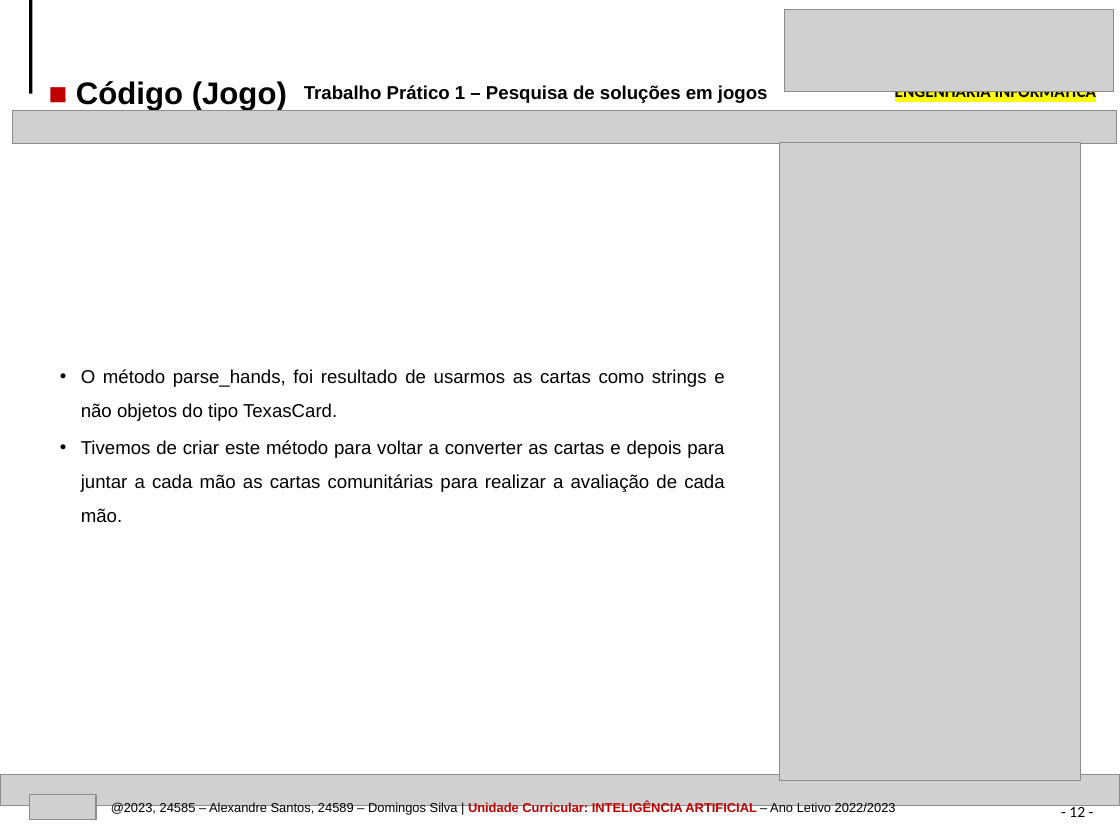
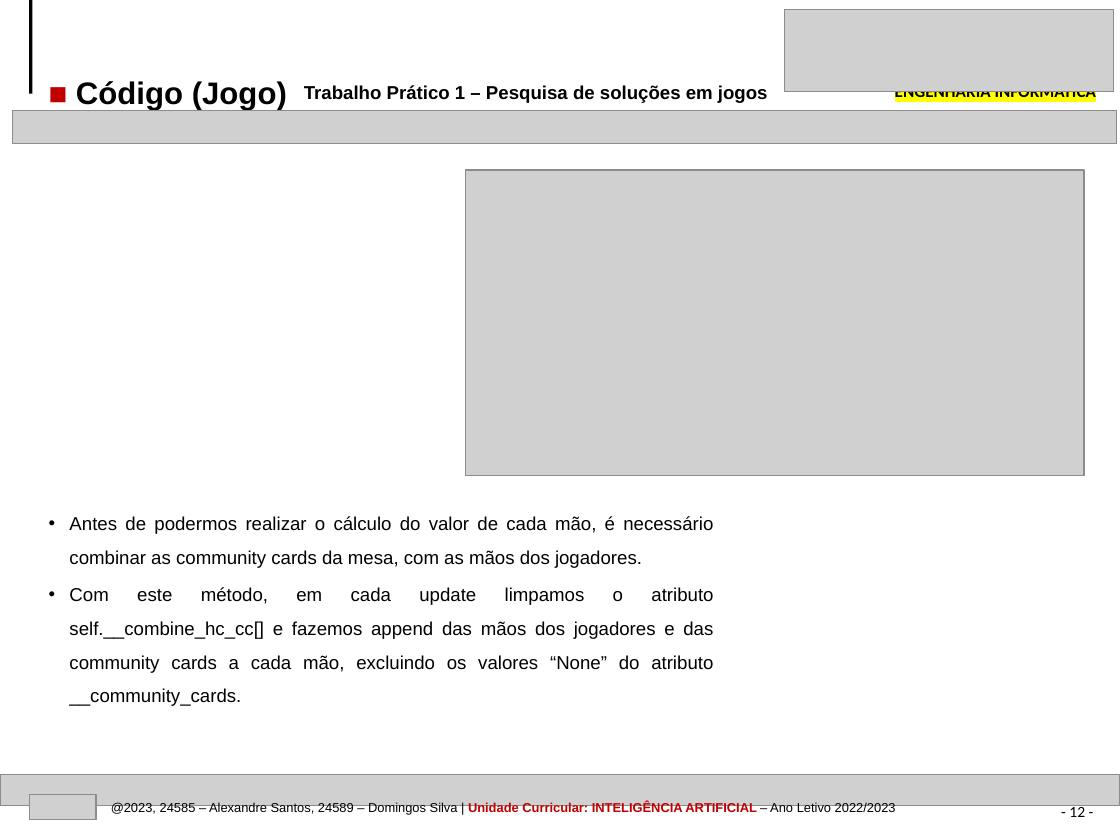
Before and after one commit to AlexandrePSantos/IPVC_EI_IA_TP1_TexasHoldEm, a slide deck: slide 12 of IPVC-EI-IA-TrabPratico1-Pesquisa_solucoes_jogos-24585-24589.pptx. Drawn at 1120x840 pixels with LibreOffice and Linux fonts; fonts in the diff are those of the drawing; grey boxes stand for pictures. Boxes give left, top, right and bottom in pixels: in the first picture for what was removed or moved away, otherwise in the second. Text is boxed around its words. In the diff, an @@ line names an element or a change of style, - is before the commit and + after.

```diff
--- a/IPVC-EI-IA-TrabPratico1-Pesquisa_solucoes_jogos-24585-24589.pptx
+++ b/IPVC-EI-IA-TrabPratico1-Pesquisa_solucoes_jogos-24585-24589.pptx
@@ picture removed at box(780, 142, 1080, 781) @@
@@ picture added at box(465, 170, 1084, 476) @@
@@ text at box(69, 516, 713, 706): text changed @@
-• O método parse_hands, foi resultado de usarmos as cartas como strings e não objetos do tipo TexasCard.
-• Tivemos de criar este método para voltar a converter as cartas e depois para juntar a cada mão as cartas comunitárias para realizar a avaliação de cada mão.
+• Antes de podermos realizar o cálculo do valor de cada mão, é necessário combinar as community cards da mesa, com as mãos dos jogadores.
+• Com este método, em cada update limpamos o atributo self.__combine_hc_cc[] e fazemos append das mãos dos jogadores e das community cards a cada mão, excluindo os valores “None” do atributo __community_cards.
```
Also in this commit, not shown: 2 slides added, 10 other files.
